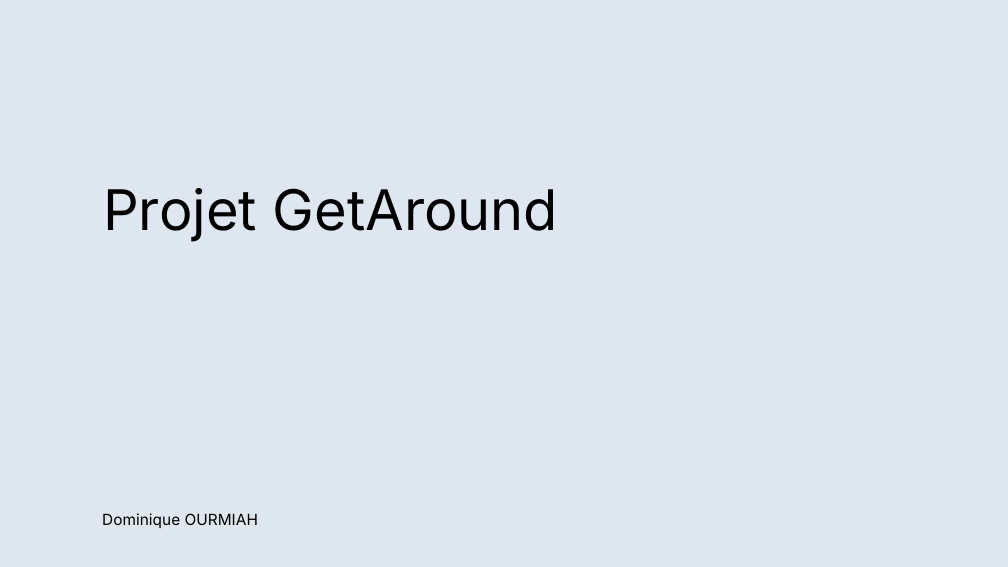
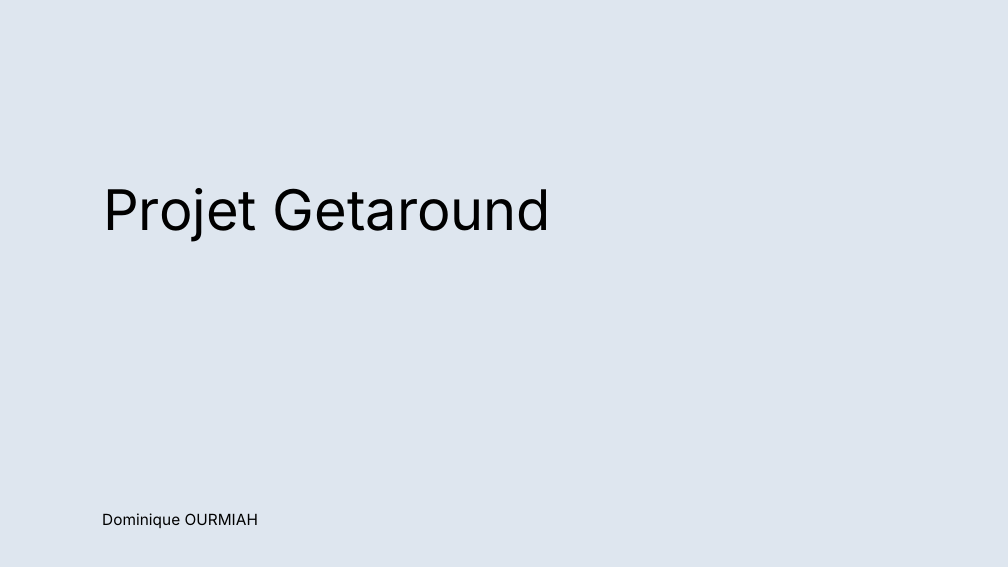
Before and after one commit to dourmiah/Getaround, a slide deck: slide 1 of Getaround_Presentation.odp. Drawn at 1008x567 pixels with LibreOffice and Linux fonts; fonts in the diff are those of the drawing. Boxes give left, top, right and bottom in pixels: in the first picture for what was removed or moved away, otherwise in the second. Text is boxed around its words. In the diff, an @@ line names an element or a change of style, - is before the commit and + after.

Commit message:
Corrections avant présentation (2)

```diff
--- a/Getaround_Presentation.odp
+++ b/Getaround_Presentation.odp
@@ title at bbox=[103, 188, 551, 242]: text changed @@
-Projet GetAround
+Projet Getaround
```
Also in this commit, not shown: 1 other file.
